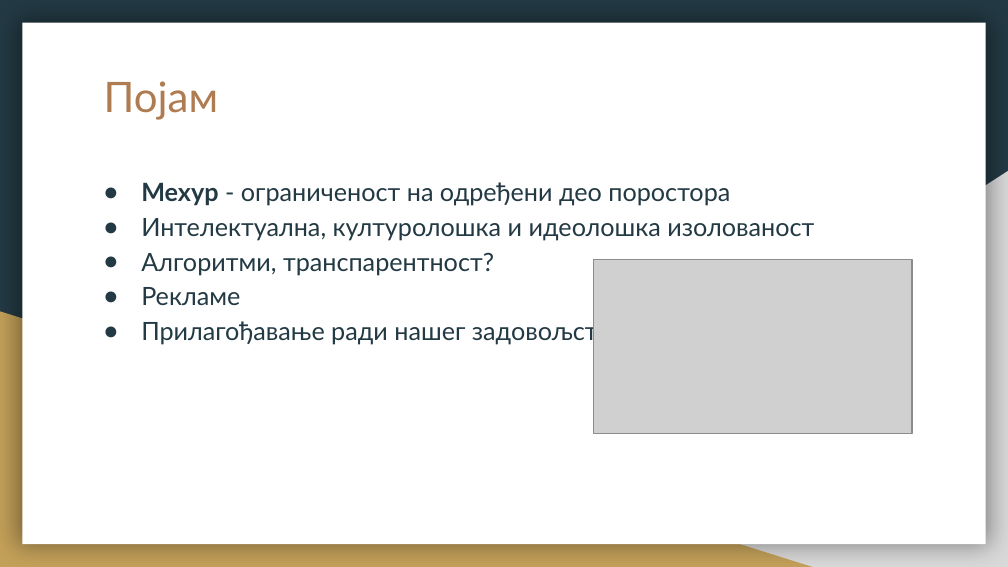
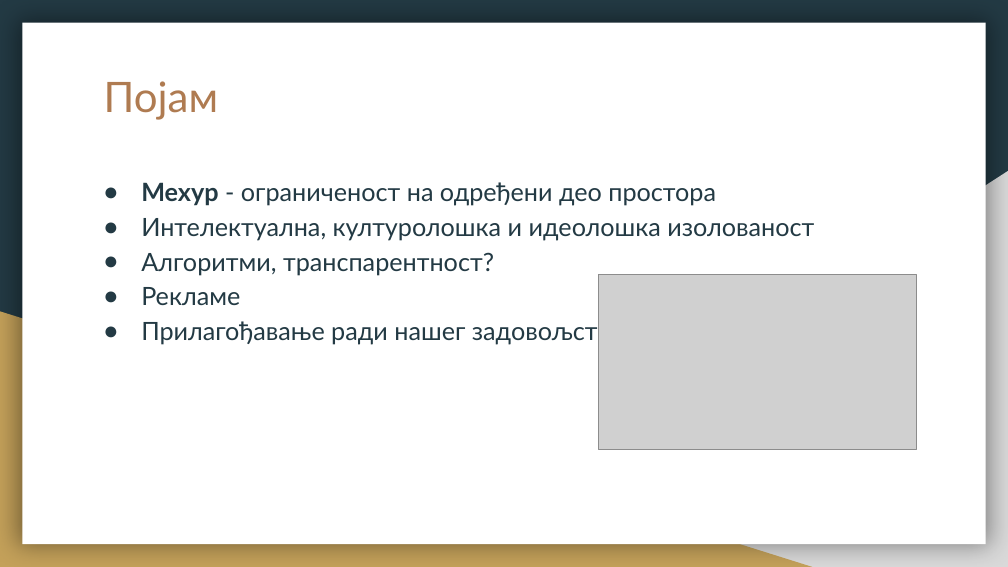
Before and after one commit to vukvuk21/RID, a slide deck: slide 5 of rid_2022_seminarski/mi18130_Bogdan_Markovic/predavanje_2/BogdanMarkovicPrezentacija.pptx. Drawn at 1008x567 pixels with LibreOffice and Linux fonts; fonts in the diff are those of the drawing; grey boxes stand for pictures. Boxes give left, top, right and bottom in pixels: in the first picture for what was removed or moved away, otherwise in the second. Text is boxed around its words. In the diff, an @@ line names an element or a change of style, - is before the commit and + after.

```diff
--- a/rid_2022_seminarski/mi18130_Bogdan_Markovic/predavanje_2/BogdanMarkovicPrezentacija.pptx
+++ b/rid_2022_seminarski/mi18130_Bogdan_Markovic/predavanje_2/BogdanMarkovicPrezentacija.pptx
@@ text at <box>141,182,716,206</box>: text changed @@
-● Мехур - ограниченост на одређени део поростора
+● Мехур - ограниченост на одређени део простора
@@ picture: place and size @@
-picture at <box>594,260,912,434</box>
+picture at <box>599,275,917,450</box>
```
Also in this commit, not shown: 10 other slides changed, 1 other file.
